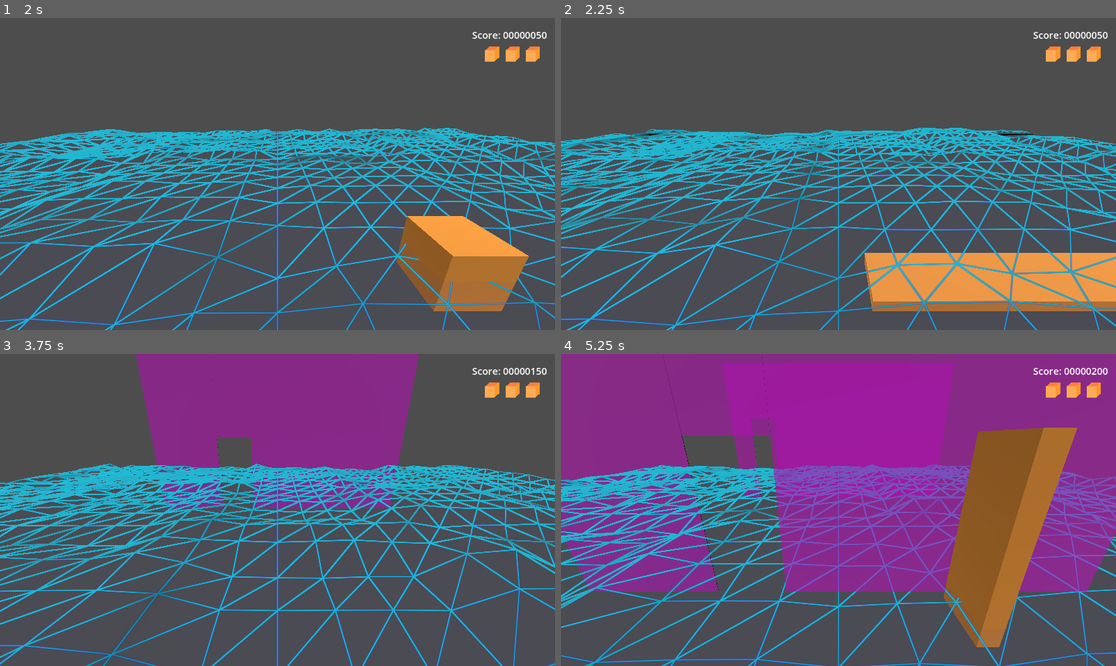
Above: before the commit, frames 1-4 (two rows, left to right).
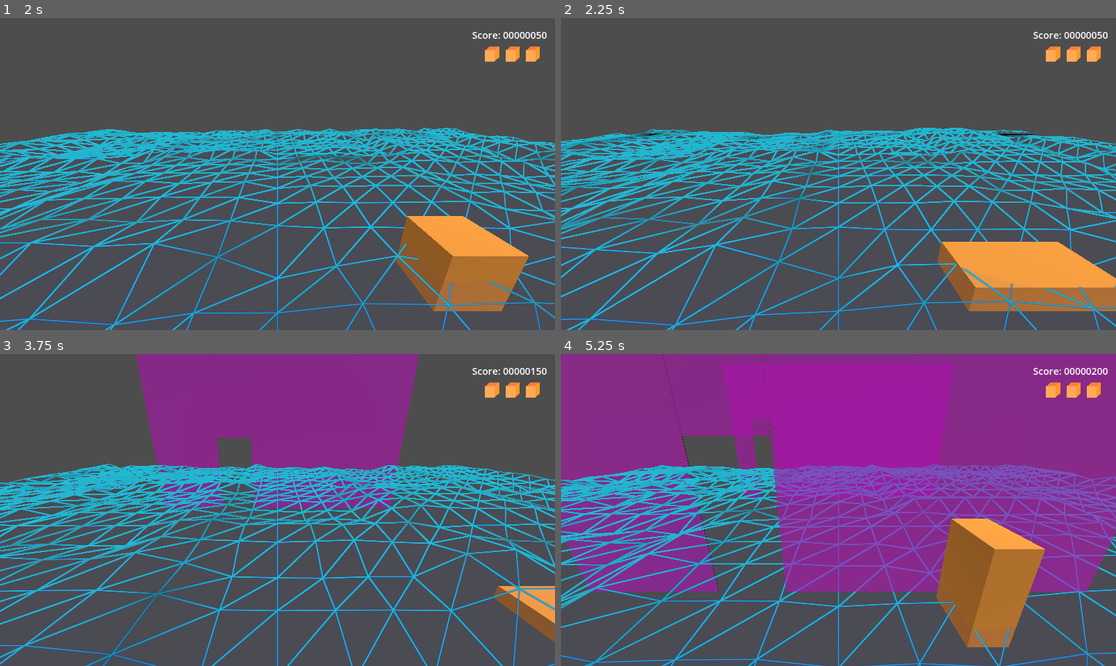
Above: after the commit, the same moments.

Repository: gabriellebrand/Neon-Strech
Game: Godot game, scene res://Scenes/GameLoop.tscn
Two runs of this game, one before a commit and one after it. Both use one fixed random seed, a clock stepped at 60 frames per second and the inputs below.
Inputs:
- Up to frame 1 (2 s): click "PLAY" at 0.5 s; hold D (move_right) from 1.28 s (still down)
- Up to frame 2 (2.25 s): release D (move_right) at 2.03 s; hold S (stretch_down) from 2.03 s (still down)
- Up to frame 3 (3.75 s): release S (stretch_down) at 2.78 s; hold D (move_right) 2.78-3.53 s; hold W (stretch_up) from 3.53 s (still down)
- Up to frame 4 (5.25 s): release W (stretch_up) at 4.28 s; hold A (move_left) from 4.28 s (still down)

Frame 1 is identical in both runs. In frame 2, 5.6% of the frame differs, in the area x 54-100%, y 71-94%; in frame 3, 1.1%; in frame 4, 7.7%, in the area x 67-93%, y 23-94%.

Commit message:
better controls

Diff:
--- a/GameJam/Scripts/Player.gd
+++ b/GameJam/Scripts/Player.gd
@@ -6,9 +6,9 @@
 signal state_changed(new_value)
 
 const MOVE_SPEED = 4.0
-const STRETCH_SPEED = 0.07
-const MINIMUM_STRETCH_Y = 0.2
-const MAXIMUM_STRETCH_Y = 3.0
+const STRETCH_BASE_SPEED = 0.07
+const STRETCH_Y_MIN = 0.2
+const STRETCH_Y_MAX = 3.0
 
 func _ready():
     snap_to_ground()
@@ -28,8 +28,10 @@
     velocity.x = (direction * MOVE_SPEED) if direction else move_toward(velocity.x, 0, MOVE_SPEED)
 
 func stretch_y(value):
-    var new_scale_y = scale.y + value * STRETCH_SPEED
-    new_scale_y = clamp(new_scale_y, MINIMUM_STRETCH_Y, MAXIMUM_STRETCH_Y)
+    var normalized_scale = (scale.y - STRETCH_Y_MIN) / (STRETCH_Y_MAX - STRETCH_Y_MIN)
+    var stretch_factor = 1.05 - pow((normalized_scale - 0.5), 2) * 4.0
+    var new_scale_y = scale.y + value * STRETCH_BASE_SPEED * stretch_factor
+    new_scale_y = clamp(new_scale_y, STRETCH_Y_MIN, STRETCH_Y_MAX)
     scale.x = 1 / new_scale_y
     scale.y = new_scale_y
 
